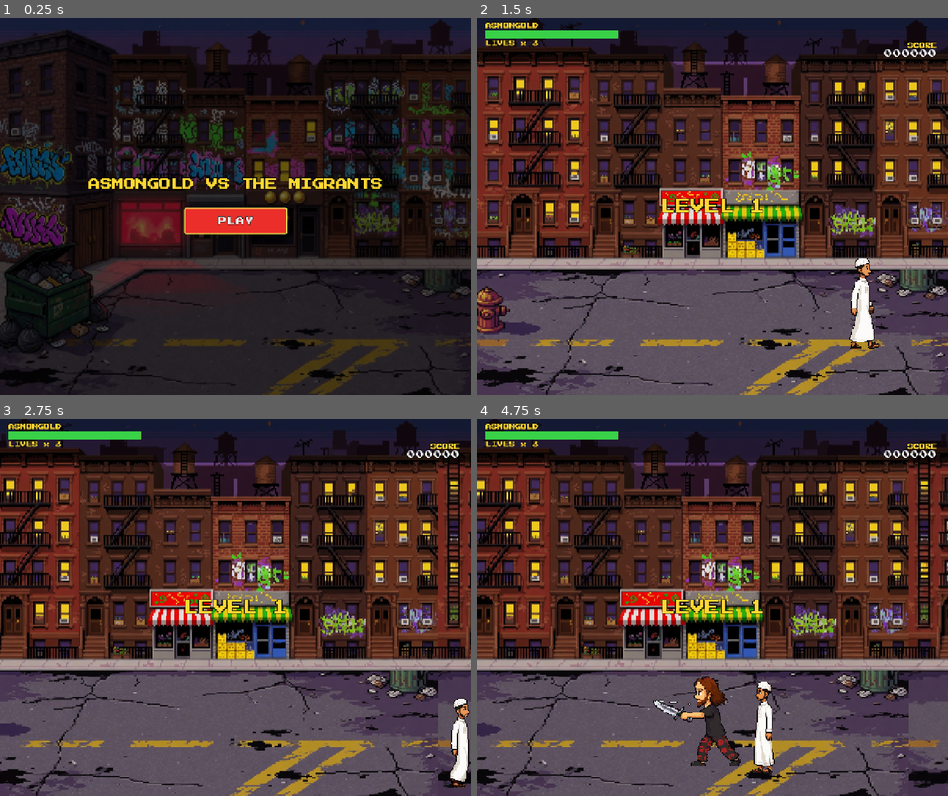
Above: before the commit, frames 1-4 (two rows, left to right).
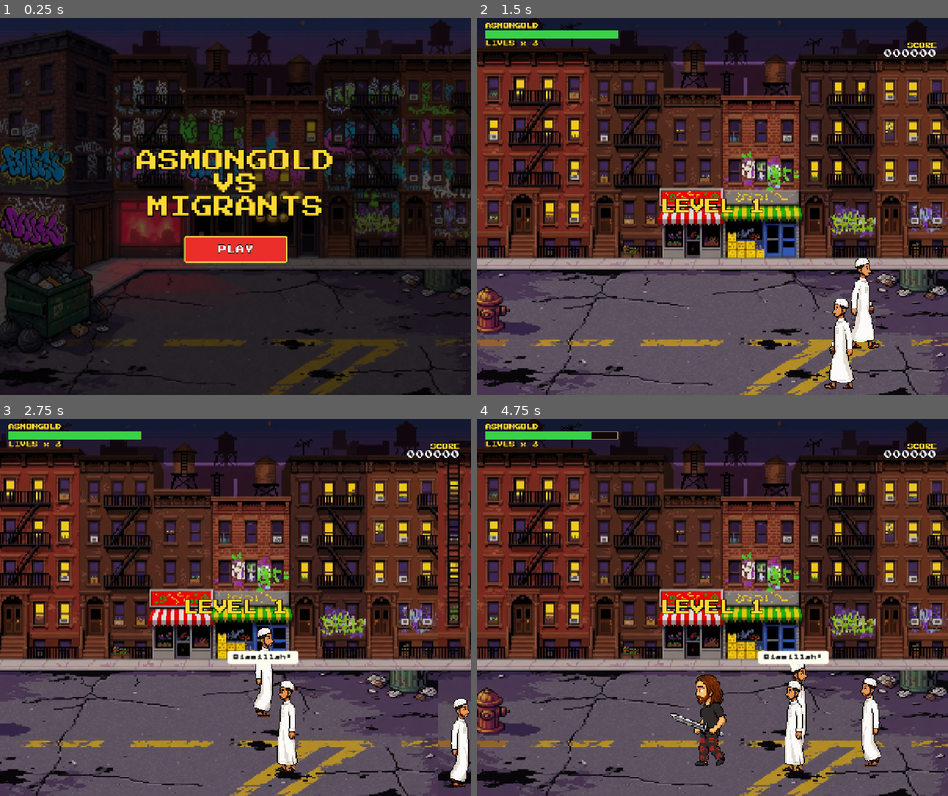
Above: after the commit, the same moments.

Repository: aselvais/asmongold-vs-migrants
Game: Godot game, scene res://scenes/menu.tscn
The game is run twice, just before and just after one commit, with the same random seed, the same clock (stepped at 60 frames per second) and the same inputs. Sound files missing from this copy of the repository are replaced by a short silence.
Inputs (mouse positions are in pixels of both pictures, inside the frame that each line leads up to):
- Up to frame 1 (0.25 s): no input
- Up to frame 2 (1.5 s): click "PLAY" at 0.5 s; tap Enter at 1.25 s; move the mouse to (816, 187) at 1.27 s; hold Right (move_right) from 1.28 s (still down); tap Space (strike) at 1.35 s; click (816, 187) at 1.42 s
- Up to frame 3 (2.75 s): release Right (move_right) at 2 s; drag from (141, 626) to (235, 720) at 2.02 s
- Up to frame 4 (4.75 s): move the mouse to (759, 524) at 2.77 s; hold Right (move_right) 2.78-3.5 s; tap Enter at 2.85 s; click (759, 524) at 2.92 s; tap Space (strike) at 3.05, 4.55 s; drag from (688, 682) to (806, 743) at 3.52 s; move the mouse to (853, 664) at 4.27 s; hold Left (move_left) from 4.28 s (still down); hold Shift from 4.28 s (still down); click (853, 664) at 4.42 s

The runs differ from the first frame. In frame 1, 6.9% of the frame differs, in the area x 18-82%, y 34-65%; in frame 2, 0.9%; in frame 3, 1.9%; in frame 4, 55%, in the area x 0-100%, y 0-100%.

Commit message:
speech bubbles

Diff:
--- a/scenes/enemy.tscn
+++ b/scenes/enemy.tscn
@@ -10,7 +10,7 @@
 [sub_resource type="RectangleShape2D" id="RectangleShape2D_hit"]
 size = Vector2(64, 72)
 
-[node name="Enemy" type="CharacterBody2D" groups=["enemies"]]
+[node name="Enemy" type="CharacterBody2D" unique_id=1709838528 groups=["enemies"]]
 z_index = 1
 scale = Vector2(2, 2)
 collision_layer = 2
@@ -18,34 +18,34 @@
 script = ExtResource("1_script")
 max_hits = 3
 
-[node name="AnimatedSprite2D" type="AnimatedSprite2D" parent="."]
+[node name="AnimatedSprite2D" type="AnimatedSprite2D" parent="." unique_id=1541460159]
 texture_filter = 1
 sprite_frames = ExtResource("2_frames")
 animation = &"idle"
 autoplay = "idle"
 flip_h = true
 
-[node name="CollisionShape2D" type="CollisionShape2D" parent="."]
+[node name="CollisionShape2D" type="CollisionShape2D" parent="." unique_id=1163572942]
 shape = SubResource("RectangleShape2D_body")
 
-[node name="Swoosh" type="AudioStreamPlayer" parent="."]
+[node name="Swoosh" type="AudioStreamPlayer" parent="." unique_id=1910627943]
 stream = ExtResource("3_swoosh")
 volume_db = -2.0
 
-[node name="Hurtbox" type="Area2D" parent="."]
+[node name="Hurtbox" type="Area2D" parent="." unique_id=804099983]
 collision_layer = 16
 collision_mask = 0
 monitoring = false
 
-[node name="CollisionShape2D" type="CollisionShape2D" parent="Hurtbox"]
+[node name="CollisionShape2D" type="CollisionShape2D" parent="Hurtbox" unique_id=895510745]
 shape = SubResource("RectangleShape2D_body")
 
-[node name="Hitbox" type="Area2D" parent="."]
+[node name="Hitbox" type="Area2D" parent="." unique_id=1659119205]
 position = Vector2(-58, 0)
 collision_layer = 0
 collision_mask = 8
 monitoring = false
 monitorable = false
 
-[node name="CollisionShape2D" type="CollisionShape2D" parent="Hitbox"]
+[node name="CollisionShape2D" type="CollisionShape2D" parent="Hitbox" unique_id=1874172715]
 shape = SubResource("RectangleShape2D_hit")
--- a/scenes/level_1.tscn
+++ b/scenes/level_1.tscn
@@ -82,6 +82,21 @@
 position = Vector2(1180, 820)
 sprite_frames_override = ExtResource("9_muslim")
 walk_speed = 250.0
+strike_speech = "Allahu Akbar"
+strike_stream = ExtResource("8_isj1j")
+
+[node name="Muslim2" parent="Enemies" unique_id=1709838528 instance=ExtResource("8_enemy")]
+position = Vector2(939, 687)
+sprite_frames_override = ExtResource("9_muslim")
+walk_speed = 250.0
+strike_speech = "SubhanAllah"
+strike_stream = ExtResource("8_isj1j")
+
+[node name="Muslim3" parent="Enemies" unique_id=124785141 instance=ExtResource("8_enemy")]
+position = Vector2(849, 886)
+sprite_frames_override = ExtResource("9_muslim")
+walk_speed = 250.0
+strike_speech = "Bismillah!"
 strike_stream = ExtResource("8_isj1j")
 
 [node name="Pakistani" parent="Enemies" unique_id=1496843189 instance=ExtResource("8_enemy")]
@@ -89,48 +104,63 @@
 sprite_frames_override = ExtResource("10_pakistani")
 walk_speed = 250.0
 score_value = 150
+strike_speech = "I'm gonna r*pe you!"
 
 [node name="YoungMan" parent="Enemies" unique_id=1912800977 instance=ExtResource("8_enemy")]
 position = Vector2(1980, 850)
 sprite_frames_override = ExtResource("11_youngman")
 walk_speed = 270.0
 score_value = 200
+strike_speech = "Wanna buy some weed?"
 
 [node name="KnifeGuy" parent="Enemies" unique_id=148482274 instance=ExtResource("8_enemy")]
 position = Vector2(2240, 790)
 sprite_frames_override = ExtResource("12_black")
 walk_speed = 280.0
 score_value = 250
+strike_speech = "Karmelo was innocent!"
 
 [node name="StickGuy" parent="Enemies" unique_id=1673617203 instance=ExtResource("8_enemy")]
 position = Vector2(2580, 840)
 sprite_frames_override = ExtResource("13_black2")
 walk_speed = 270.0
 score_value = 300
+strike_speech = "Give me free housing!"
 
 [node name="YoungSlim" parent="Enemies" unique_id=1140418660 instance=ExtResource("8_enemy")]
 position = Vector2(3360, 770)
 sprite_frames_override = ExtResource("14_youngslim")
 walk_speed = 190.0
 score_value = 350
+strike_speech = "Racism did that to me!"
 
 [node name="SmallFigure" parent="Enemies" unique_id=68633884 instance=ExtResource("8_enemy")]
 position = Vector2(3720, 830)
 sprite_frames_override = ExtResource("15_small")
 walk_speed = 220.0
 score_value = 400
+strike_speech = "Women all have to dress like me!"
 
 [node name="MiddleagedWhite" parent="Enemies" unique_id=1793249223 instance=ExtResource("8_enemy")]
 position = Vector2(4680, 800)
 sprite_frames_override = ExtResource("16_middle")
 walk_speed = 210.0
 score_value = 450
+strike_speech = "What are you doing? I am just going to work..."
 
 [node name="ObeseWoman" parent="Enemies" unique_id=567668624 instance=ExtResource("8_enemy")]
-position = Vector2(5100, 860)
+position = Vector2(1472, 754)
 sprite_frames_override = ExtResource("17_obese")
 walk_speed = 170.0
 score_value = 500
+strike_speech = "No one is illegal on stolen land!"
+
+[node name="ObeseWoman2" parent="Enemies" unique_id=81265183 instance=ExtResource("8_enemy")]
+position = Vector2(3041, 729)
+sprite_frames_override = ExtResource("17_obese")
+walk_speed = 170.0
+score_value = 500
+strike_speech = "Free Palestine!"
 
 [node name="Music" type="AudioStreamPlayer" parent="." unique_id=856043903]
 stream = ExtResource("6_tefeu")
--- a/scenes/main.tscn
+++ b/scenes/main.tscn
@@ -17,7 +17,6 @@
 [ext_resource type="SpriteFrames" uid="uid://b37dxtewgo7pi" path="res://assets/animations/middleaged_white_walk.tres" id="16_middle"]
 [ext_resource type="SpriteFrames" uid="uid://dp8itdpdw23qk" path="res://assets/animations/obese_woman_walk.tres" id="17_obese"]
 [ext_resource type="Script" uid="uid://cc4q15kny5y0m" path="res://scripts/hud.gd" id="18_hud"]
-[ext_resource type="AudioStream" uid="uid://h01l18j063in" path="res://assets/sfx/punch.wav" id="20_punch"]
 
 [sub_resource type="RectangleShape2D" id="RectangleShape2D_jyhfs"]
 size = Vector2(36, 90)
@@ -80,58 +79,64 @@
 position = Vector2(1180, 820)
 sprite_frames_override = ExtResource("9_muslim")
 walk_speed = 250.0
+strike_speech = "Allahu Akbar"
 strike_sfx_on_start = false
-
-[node name="Swoosh" parent="Enemies/Muslim" index="2"]
-stream = ExtResource("20_punch")
 
 [node name="Pakistani" parent="Enemies" unique_id=1021042583 instance=ExtResource("8_enemy")]
 position = Vector2(1760, 760)
 sprite_frames_override = ExtResource("10_pakistani")
 walk_speed = 250.0
 score_value = 150
+strike_speech = "I'm gonna r*pe you!"
 
 [node name="YoungMan" parent="Enemies" unique_id=994137281 instance=ExtResource("8_enemy")]
 position = Vector2(1980, 850)
 sprite_frames_override = ExtResource("11_youngman")
 walk_speed = 270.0
 score_value = 200
+strike_speech = "Wanna buy some weed?"
 
 [node name="KnifeGuy" parent="Enemies" unique_id=1054779095 instance=ExtResource("8_enemy")]
 position = Vector2(2240, 790)
 sprite_frames_override = ExtResource("12_black")
 walk_speed = 280.0
 score_value = 250
+strike_speech = "Karmelo was innocent!"
 
 [node name="StickGuy" parent="Enemies" unique_id=1663429031 instance=ExtResource("8_enemy")]
 position = Vector2(2580, 840)
 sprite_frames_override = ExtResource("13_black2")
 walk_speed = 270.0
 score_value = 300
+strike_speech = "Give me free housing!"
 
 [node name="YoungSlim" parent="Enemies" unique_id=2058919636 instance=ExtResource("8_enemy")]
 position = Vector2(3360, 770)
 sprite_frames_override = ExtResource("14_youngslim")
 walk_speed = 190.0
 score_value = 350
+strike_speech = "Racism did that to me!"
 
 [node name="SmallFigure" parent="Enemies" unique_id=648098828 instance=ExtResource("8_enemy")]
 position = Vector2(3720, 830)
 sprite_frames_override = ExtResource("15_small")
 walk_speed = 220.0
 score_value = 400
+strike_speech = "Women all have to dress like me!"
 
 [node name="MiddleagedWhite" parent="Enemies" unique_id=692179274 instance=ExtResource("8_enemy")]
 position = Vector2(4680, 800)
 sprite_frames_override = ExtResource("16_middle")
 walk_speed = 210.0
 score_value = 450
+strike_speech = "What are you doing? I am just going to work..."
 
 [node name="ObeseWoman" parent="Enemies" unique_id=1890228165 instance=ExtResource("8_enemy")]
 position = Vector2(5100, 860)
 sprite_frames_override = ExtResource("17_obese")
 walk_speed = 170.0
 score_value = 500
+strike_speech = "No one is illegal on stolen land!"
 
 [node name="Music" type="AudioStreamPlayer" parent="." unique_id=856043903]
 stream = ExtResource("6_tefeu")
--- a/scenes/menu.tscn
+++ b/scenes/menu.tscn
@@ -1,11 +1,15 @@
-[gd_scene format=3 uid="uid://bmenuasmongold1"]
+[gd_scene format=3 uid="uid://ddmsvrfmpr4hc"]
 
 [ext_resource type="Script" uid="uid://cuombtfk3ub20" path="res://scripts/menu.gd" id="1_menu"]
 [ext_resource type="Texture2D" uid="uid://clbwamjo5tv8l" path="res://assets/backgrounds/brooklyn_street.png" id="2_bg"]
-[ext_resource type="Theme" uid="uid://barcadetheme01" path="res://assets/ui/arcade_theme.tres" id="3_theme"]
+[ext_resource type="Theme" uid="uid://dt2bmxhgu0exw" path="res://assets/ui/arcade_theme.tres" id="3_theme"]
 [ext_resource type="AudioStream" uid="uid://d0k6a08q13rl4" path="res://assets/music/MenuLoop.mp3" id="4_music"]
 
 [sub_resource type="StyleBoxFlat" id="play_normal"]
+content_margin_left = 28.0
+content_margin_top = 12.0
+content_margin_right = 28.0
+content_margin_bottom = 12.0
 bg_color = Color(0.75, 0.12, 0.12, 1)
 border_width_left = 3
 border_width_top = 3
@@ -16,12 +20,28 @@
 corner_radius_top_right = 4
 corner_radius_bottom_right = 4
 corner_radius_bottom_left = 4
-content_margin_left = 28
-content_margin_top = 12
-content_margin_right = 28
-content_margin_bottom = 12
+
+[sub_resource type="StyleBoxFlat" id="play_pressed"]
+content_margin_left = 28.0
+content_margin_top = 12.0
+content_margin_right = 28.0
+content_margin_bottom = 12.0
+bg_color = Color(0.55, 0.08, 0.08, 1)
+border_width_left = 3
+border_width_top = 3
+border_width_right = 3
+border_width_bottom = 3
+border_color = Color(0.9, 0.75, 0.15, 1)
+corner_radius_top_left = 4
+corner_radius_top_right = 4
+corner_radius_bottom_right = 4
+corner_radius_bottom_left = 4
 
 [sub_resource type="StyleBoxFlat" id="play_hover"]
+content_margin_left = 28.0
+content_margin_top = 12.0
+content_margin_right = 28.0
+content_margin_bottom = 12.0
 bg_color = Color(0.92, 0.18, 0.16, 1)
 border_width_left = 3
 border_width_top = 3
@@ -32,28 +52,8 @@
 corner_radius_top_right = 4
 corner_radius_bottom_right = 4
 corner_radius_bottom_left = 4
-content_margin_left = 28
-content_margin_top = 12
-content_margin_right = 28
-content_margin_bottom = 12
 
-[sub_resource type="StyleBoxFlat" id="play_pressed"]
-bg_color = Color(0.55, 0.08, 0.08, 1)
-border_width_left = 3
-border_width_top = 3
-border_width_right = 3
-border_width_bottom = 3
-border_color = Color(0.9, 0.75, 0.15, 1)
-corner_radius_top_left = 4
-corner_radius_top_right = 4
-corner_radius_bottom_right = 4
-corner_radius_bottom_left = 4
-content_margin_left = 28
-content_margin_top = 12
-content_margin_right = 28
-content_margin_bottom = 12
-
-[node name="Menu" type="Control"]
+[node name="Menu" type="Control" unique_id=1380366355]
 layout_mode = 3
 anchors_preset = 15
 anchor_right = 1.0
@@ -63,7 +63,7 @@
 theme = ExtResource("3_theme")
 script = ExtResource("1_menu")
 
-[node name="Background" type="TextureRect" parent="."]
+[node name="Background" type="TextureRect" parent="." unique_id=691710235]
 layout_mode = 1
 anchors_preset = 15
 anchor_right = 1.0
@@ -74,7 +74,7 @@
 expand_mode = 1
 stretch_mode = 6
 
-[node name="Dim" type="ColorRect" parent="."]
+[node name="Dim" type="ColorRect" parent="." unique_id=829939084]
 layout_mode = 1
 anchors_preset = 15
 anchor_right = 1.0
@@ -83,7 +83,7 @@
 grow_vertical = 2
 color = Color(0, 0, 0, 0.58)
 
-[node name="Center" type="CenterContainer" parent="."]
+[node name="Center" type="CenterContainer" parent="." unique_id=436520508]
 layout_mode = 1
 anchors_preset = 15
 anchor_right = 1.0
@@ -91,40 +91,42 @@
 grow_horizontal = 2
 grow_vertical = 2
 
-[node name="VBox" type="VBoxContainer" parent="Center"]
+[node name="VBox" type="VBoxContainer" parent="Center" unique_id=1940287609]
 layout_mode = 2
 theme_override_constants/separation = 48
 alignment = 1
 
-[node name="Title" type="Label" parent="Center/VBox"]
+[node name="Title" type="Label" parent="Center/VBox" unique_id=392499577]
 custom_minimum_size = Vector2(1000, 0)
 layout_mode = 2
 theme_override_colors/font_color = Color(1, 0.85, 0.2, 1)
 theme_override_colors/font_outline_color = Color(0, 0, 0, 1)
 theme_override_constants/outline_size = 8
-theme_override_font_sizes/font_size = 32
-text = "ASMONGOLD VS THE MIGRANTS"
+theme_override_font_sizes/font_size = 60
+text = "ASMONGOLD
+VS
+MIGRANTS"
 horizontal_alignment = 1
 vertical_alignment = 1
 autowrap_mode = 2
 
-[node name="Play" type="Button" parent="Center/VBox"]
+[node name="Play" type="Button" parent="Center/VBox" unique_id=913773777]
 custom_minimum_size = Vector2(280, 72)
 layout_mode = 2
 size_flags_horizontal = 4
 theme_override_colors/font_color = Color(1, 1, 1, 1)
+theme_override_colors/font_pressed_color = Color(1, 0.85, 0.2, 1)
 theme_override_colors/font_hover_color = Color(1, 0.95, 0.7, 1)
-theme_override_colors/font_pressed_color = Color(1, 0.85, 0.2, 1)
 theme_override_colors/font_outline_color = Color(0, 0, 0, 1)
 theme_override_constants/outline_size = 4
 theme_override_font_sizes/font_size = 24
 theme_override_styles/normal = SubResource("play_normal")
+theme_override_styles/pressed = SubResource("play_pressed")
 theme_override_styles/hover = SubResource("play_hover")
-theme_override_styles/pressed = SubResource("play_pressed")
 theme_override_styles/focus = SubResource("play_hover")
 text = "PLAY"
 
-[node name="Music" type="AudioStreamPlayer" parent="."]
+[node name="Music" type="AudioStreamPlayer" parent="." unique_id=1141412417]
 stream = ExtResource("4_music")
 volume_db = -8.0
 autoplay = true
--- a/scripts/enemy.gd
+++ b/scripts/enemy.gd
@@ -8,16 +8,24 @@
 const WANDER_CHANGE_MIN := 0.7
 const WANDER_CHANGE_MAX := 2.0
 const WANDER_RADIUS := 180.0
+const SPEECH_DURATION := 1.5
+const SPEECH_MAX_WIDTH := 220.0
+const SPEECH_FILL := Color(1.0, 1.0, 0.94)
+const SPEECH_BORDER := Color(0.08, 0.08, 0.1)
 
 @export var sprite_frames_override: SpriteFrames
 @export var walk_speed: float = 240.0
 @export var score_value: int = 100
+@export var strike_speech: String = ""
 
 var _cooldown := 0.8
 var _player: Node2D
 var _wander_dir := Vector2.ZERO
 var _wander_timer := 0.0
 var _home := Vector2.ZERO
+var _speech: Node2D
+var _speech_label: Label
+var _speech_timer: Timer
 
 
 func _ready() -> void:
@@ -32,9 +40,12 @@
 	_player = get_tree().get_first_node_in_group("player") as Node2D
 	_home = global_position
 	_pick_wander()
+	_setup_speech_bubble()
 
 
 func _physics_process(delta: float) -> void:
+	if _speech and _speech.visible:
+		_sync_speech_position()
 	if dead:
 		velocity = Vector2.ZERO
 		return
@@ -107,7 +118,130 @@
 			_wander_dir = Vector2(-1.0, -0.35).normalized()
 
 
+func _setup_speech_bubble() -> void:
+	if strike_speech.is_empty():
+		return
+
+	_speech = Node2D.new()
+	_speech.name = "SpeechBubble"
+	_speech.visible = false
+	_speech.z_as_relative = false
+	_speech.z_index = 4096
+	add_child(_speech)
+	_sync_speech_position()
+
+	var tail_outline := Polygon2D.new()
+	tail_outline.name = "TailOutline"
+	tail_outline.color = SPEECH_FILL
+	tail_outline.polygon = PackedVector2Array([
+		Vector2(-7.0, -2.0),
+		Vector2(7.0, -2.0),
+		Vector2(0.0, 12.0),
+	])
+	_speech.add_child(tail_outline)
+
+	var tail := Polygon2D.new()
+	tail.name = "Tail"
+	tail.color = SPEECH_FILL
+	tail.polygon = PackedVector2Array([
+		Vector2(-5.0, -3.0),
+		Vector2(5.0, -3.0),
+		Vector2(0.0, 9.0),
+	])
+	_speech.add_child(tail)
+
+	_speech_label = Label.new()
+	_speech_label.name = "Text"
+	_speech_label.text = strike_speech
+	_speech_label.horizontal_alignment = HORIZONTAL_ALIGNMENT_CENTER
+	_speech_label.vertical_alignment = VERTICAL_ALIGNMENT_CENTER
+	_speech_label.mouse_filter = Control.MOUSE_FILTER_IGNORE
+	_speech_label.add_theme_font_size_override("font_size", 8)
+	_speech_label.add_theme_color_override("font_color", SPEECH_BORDER)
+	_speech_label.add_theme_color_override("font_outline_color", Color(0, 0, 0, 0))
+	_speech_label.add_theme_constant_override("outline_size", 0)
+	var style := StyleBoxFlat.new()
+	style.bg_color = SPEECH_FILL
+	style.border_color = SPEECH_FILL
+	style.set_border_width_all(2)
+	style.set_corner_radius_all(2)
+	style.content_margin_left = 8
+	style.content_margin_right = 8
+	style.content_margin_top = 5
+	style.content_margin_bottom = 5
+	_speech_label.add_theme_stylebox_override("normal", style)
+	_speech.add_child(_speech_label)
+	call_deferred("_layout_speech_bubble")
+
+	_speech_timer = Timer.new()
+	_speech_timer.name = "SpeechTimer"
+	_speech_timer.one_shot = true
+	_speech_timer.wait_time = SPEECH_DURATION
+	_speech_timer.timeout.connect(_hide_strike_speech)
+	add_child(_speech_timer)
+
+
+func _layout_speech_bubble() -> void:
+	if _speech_label == null:
+		return
+	_speech_label.autowrap_mode = TextServer.AUTOWRAP_OFF
+	_speech_label.custom_minimum_size = Vector2.ZERO
+	var size := _speech_label.get_combined_minimum_size()
+	if size.x > SPEECH_MAX_WIDTH:
+		_speech_label.autowrap_mode = TextServer.AUTOWRAP_WORD_SMART
+		_speech_label.custom_minimum_size = Vector2(SPEECH_MAX_WIDTH, 0)
+		size = _speech_label.get_combined_minimum_size()
+		size.x = SPEECH_MAX_WIDTH
+	_speech_label.size = size
+	_speech_label.position = Vector2(-size.x * 0.5, -size.y)
+
+
+func _frame_height(anim: StringName = &"", frame: int = -1) -> float:
+	var frames := sprite.sprite_frames
+	if frames == null:
+		return 128.0
+	var anim_name := anim if anim != &"" else sprite.animation
+	if not frames.has_animation(anim_name):
+		return 128.0
+	var idx := frame if frame >= 0 else sprite.frame
+	var tex := frames.get_frame_texture(anim_name, idx)
+	if tex == null:
+		return 128.0
+	return float(tex.get_height())
+
+
+func _sync_speech_position() -> void:
+	if _speech == null:
+		return
+	var height := _frame_height(&"idle", 0)
+	_speech.position = Vector2(sprite.offset.x, -height * 0.5 - 20.0)
+
+
+func _show_strike_speech() -> void:
+	if _speech == null:
+		return
+	_layout_speech_bubble()
+	_sync_speech_position()
+	_speech.visible = true
+	if _speech_timer:
+		_speech_timer.start(SPEECH_DURATION)
+
+
+func _hide_strike_speech() -> void:
+	if _speech:
+		_speech.visible = false
+	if _speech_timer:
+		_speech_timer.stop()
+
+
+func start_strike() -> void:
+	super.start_strike()
+	if striking:
+		_show_strike_speech()
+
+
 func _die() -> void:
+	_hide_strike_speech()
 	super._die()
 	var tween := create_tween()
 	tween.tween_property(self, "modulate:a", 0.0, 0.45)
Not shown: 1 places in scenes/enemy.tscn that only renumber resources
